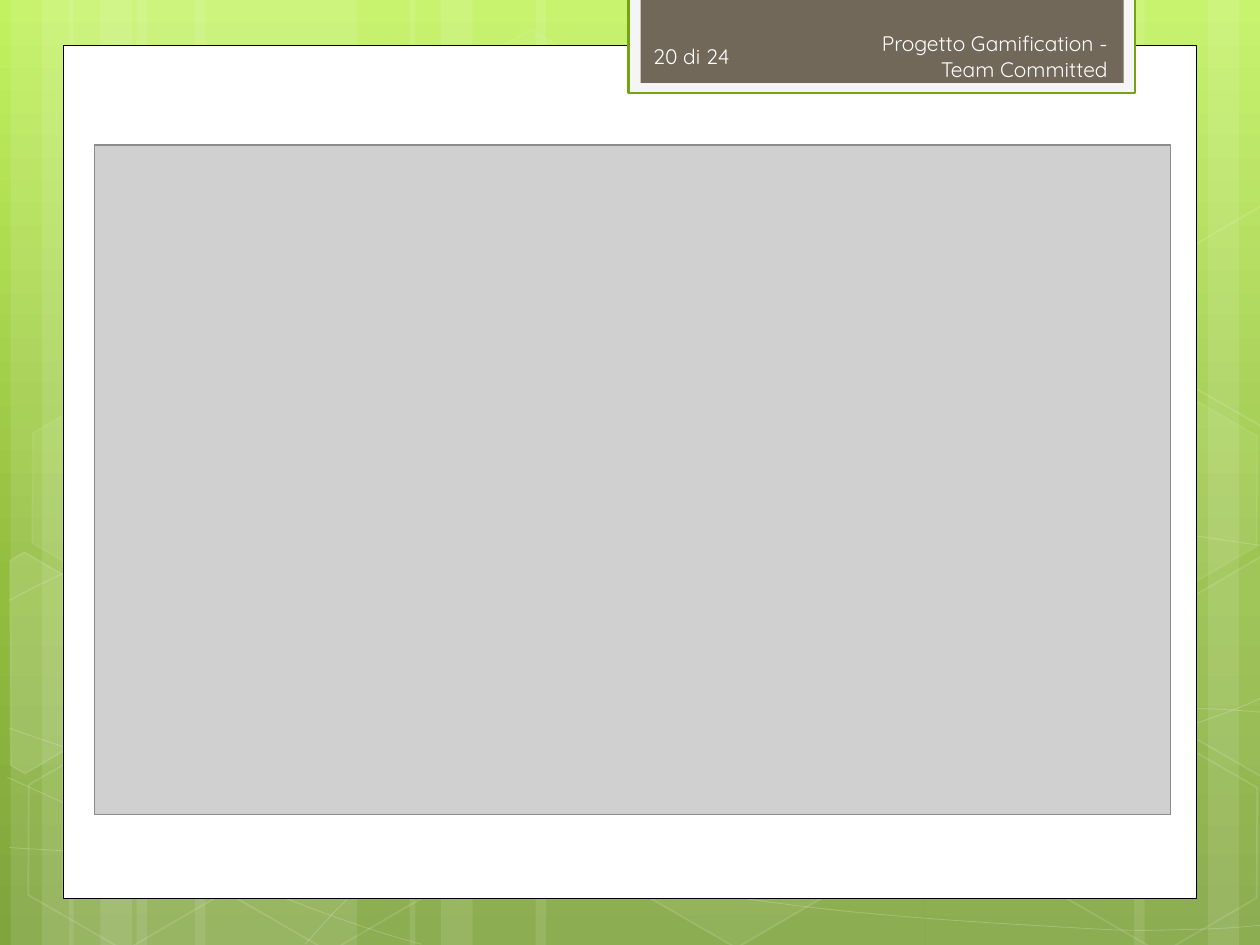
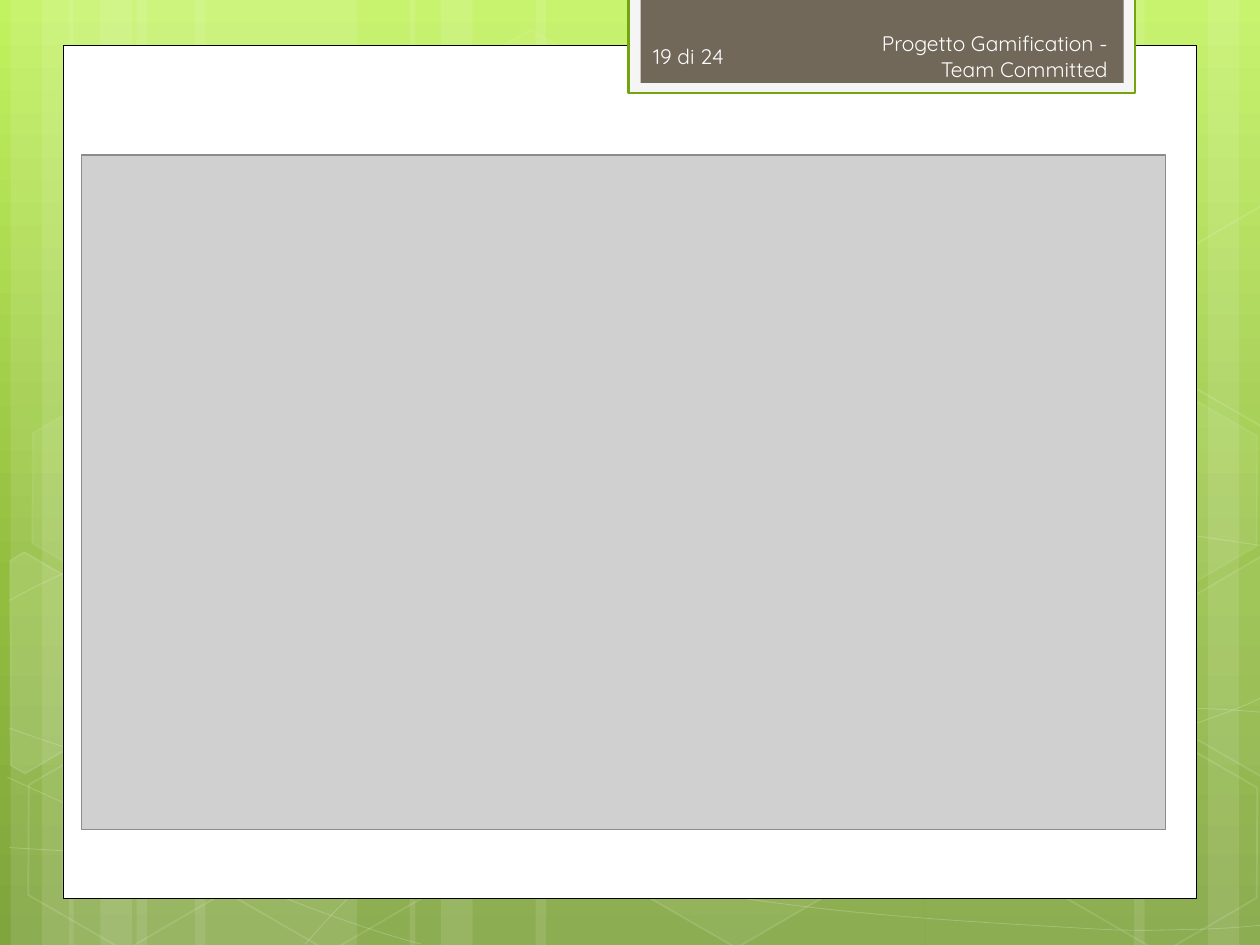
Before and after one commit to TeamCommitted/Team-Committed---Documenti, a slide deck: slide 19 of RP/Esterni/Presentazione/RP-Presentazione.pptx (slide 20 before the commit). Drawn at 1260x945 pixels with LibreOffice and Linux fonts; fonts in the diff are those of the drawing; grey boxes stand for pictures. Boxes give left, top, right and bottom in pixels: in the first picture for what was removed or moved away, otherwise in the second. Text is boxed around its words. In the diff, an @@ line names an element or a change of style, - is before the commit and + after.

```diff
--- a/RP/Esterni/Presentazione/RP-Presentazione.pptx
+++ b/RP/Esterni/Presentazione/RP-Presentazione.pptx
@@ page number at (653, 48, 724, 64): text changed @@
-20 di 24
+19 di 24
@@ picture: place and size @@
-picture at (94, 145, 1171, 815)
+picture at (82, 155, 1167, 829)
```
Also in this commit, not shown: 10 other slides changed, 2 slides removed, 2 other files.
